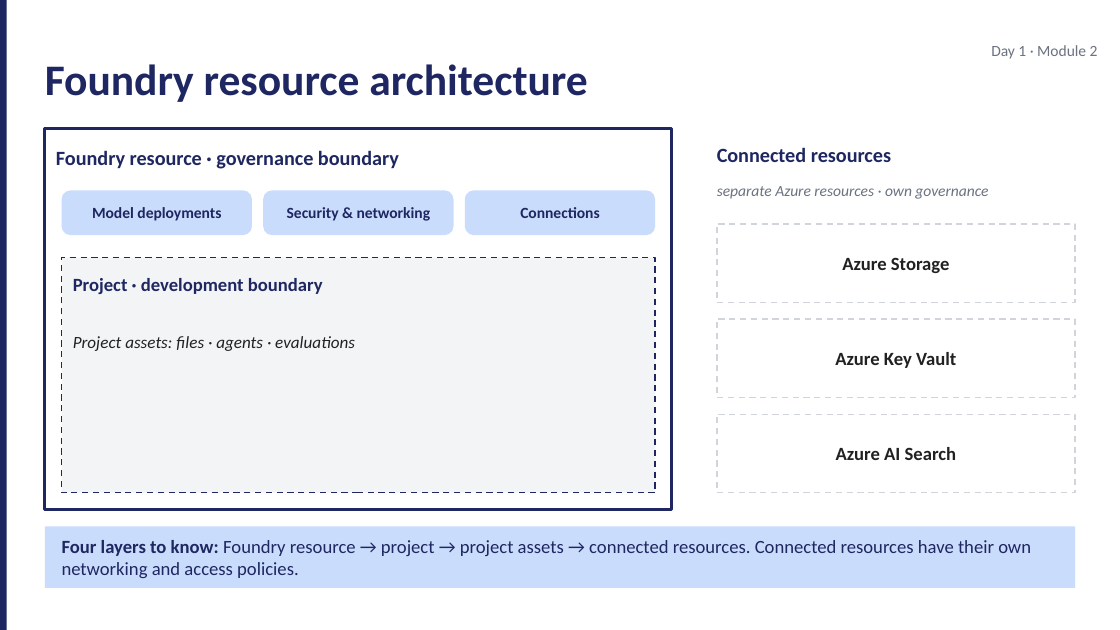
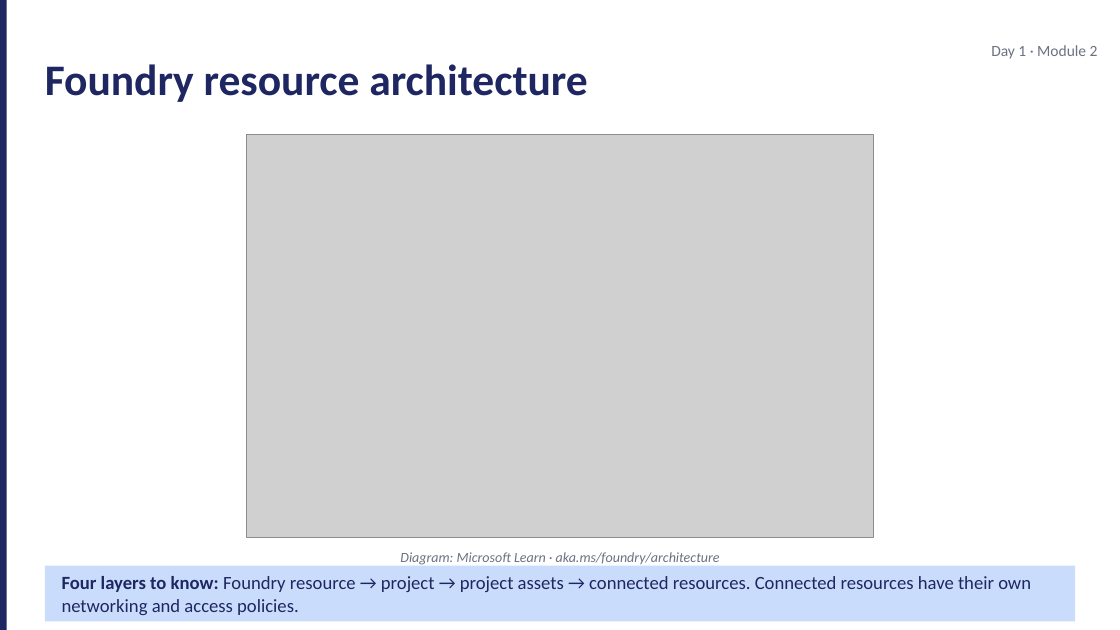
Before and after one commit to JimPiquant/Building-AI-Apps-and-Agents, a slide deck: slide 3 of decks/day1/module-2-foundry-portal.pptx. Drawn at 1120x630 pixels with LibreOffice and Linux fonts; fonts in the diff are those of the drawing; grey boxes stand for pictures. Boxes give left, top, right and bottom in pixels: in the first picture for what was removed or moved away, otherwise in the second. Text is boxed around its words. In the diff, an @@ line names an element or a change of style, - is before the commit and + after.

```diff
--- a/decks/day1/module-2-foundry-portal.pptx
+++ b/decks/day1/module-2-foundry-portal.pptx
@@ rectangle removed at <box>45,129,672,510</box> @@
@@ picture added at <box>246,134,874,538</box> @@
@@ text removed at <box>717,147,891,162</box> @@
-Connected resources
@@ rounded rectangle removed at <box>62,190,252,235</box> @@
@@ text removed at <box>92,207,221,221</box> @@
-Model deployments
@@ rounded rectangle removed at <box>263,190,454,235</box> @@
@@ text removed at <box>287,207,431,221</box> @@
-Security & networking
@@ rounded rectangle removed at <box>465,190,655,235</box> @@
@@ text removed at <box>520,207,599,218</box> @@
-Connections
@@ text removed at <box>717,186,988,199</box> @@
-separate Azure resources · own governance
@@ rectangle removed at <box>717,224,1075,302</box> @@
@@ rectangle removed at <box>62,258,655,493</box> @@
@@ text removed at <box>842,257,950,273</box> @@
-Azure Storage
@@ text removed at <box>73,278,323,294</box> @@
-Project · development boundary
@@ rectangle removed at <box>717,319,1075,398</box> @@
@@ text removed at <box>73,336,355,351</box> @@
-Project assets: files · agents · evaluations
@@ text removed at <box>835,352,956,368</box> @@
-Azure Key Vault
@@ rectangle removed at <box>717,414,1075,493</box> @@
@@ text removed at <box>836,447,957,460</box> @@
-Azure AI Search
@@ rectangle: place and size @@
-rectangle at <box>45,526,1075,588</box>
+rectangle at <box>45,566,1075,622</box>
@@ text "Four layers to know: Foundry ...": place and size @@
-text "Four layers to know: Foundry ..." at <box>62,540,1031,578</box>
+text "Four layers to know: Foundry ..." at <box>62,576,1031,615</box>
@@ text at <box>400,552,720,565</box>: text changed; size 13 to 9 pt; text colour #1E2761 to #6B7280; bold off; italic on @@
-Foundry resource · governance boundary
+Diagram: Microsoft Learn · aka.ms/foundry/architecture
```
Also in this commit, not shown: 10 other files.
